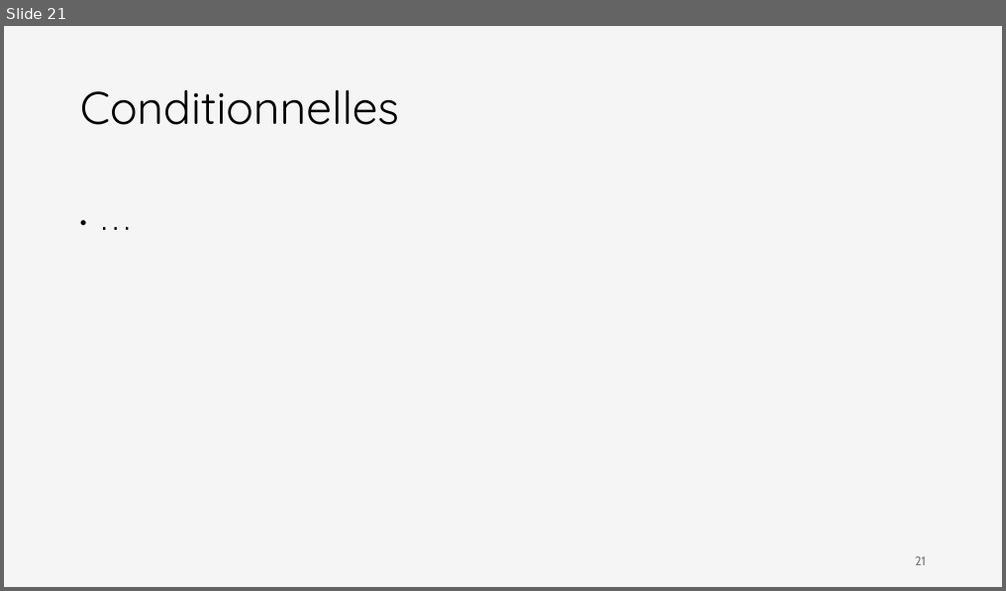
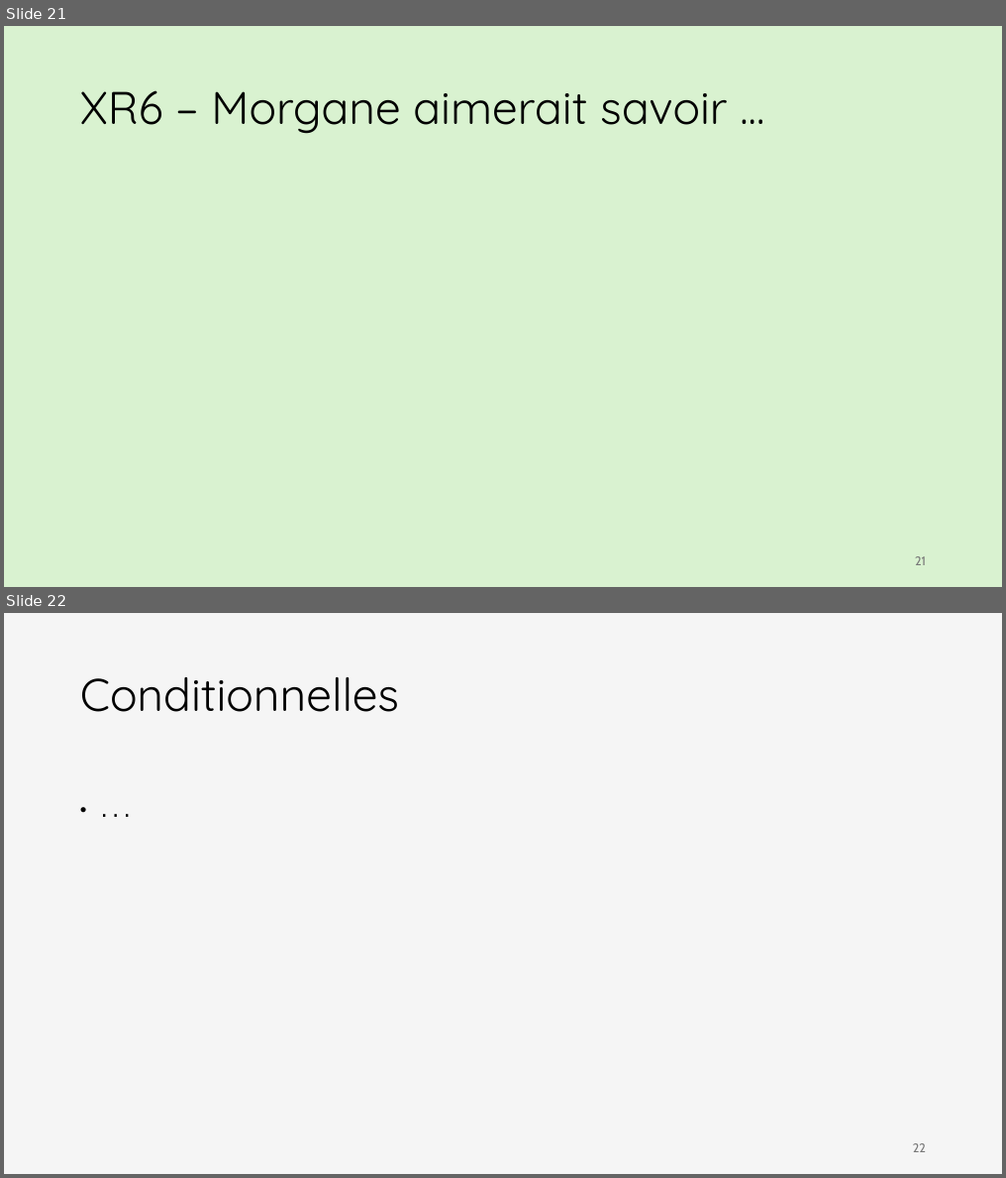
Before and after one commit to iannickgagnon/sagedays_iannick_2026, a slide deck: python_1/presentation_python_1.pptx. Shown one above the other, each under a label of ours: slide 21 before the commit, slides 21 and 22 after it. The pictures are 1006x591 and 1006x1178 pixels, drawn with LibreOffice and Linux fonts; fonts in the diff are those of the drawing; grey boxes stand for pictures. Boxes give left, top, right and bottom in pixels: in the first picture for what was removed or moved away, otherwise in the second. Text is boxed around its words. In the diff, an @@ line names an element or a change of style, - is before the commit and + after.

```diff
--- a/python_1/presentation_python_1.pptx
+++ b/python_1/presentation_python_1.pptx
@@ slide 21 added at <box>4,26,1002,587</box>, background #D9F2D0 @@
@@ title added at <box>80,90,728,134</box>, 44 pt, text #000000 @@
+XR6 – Morgane aimerait savoir ...
@@ page number added at <box>915,557,926,566</box>, 12 pt, text #797979 @@
+21
@@ what was slide 21 is now slide 22 @@
@@ page number at <box>913,1144,926,1153</box>: text changed @@
-21
+22
```
Also in this commit, not shown: 1 slide changed.
